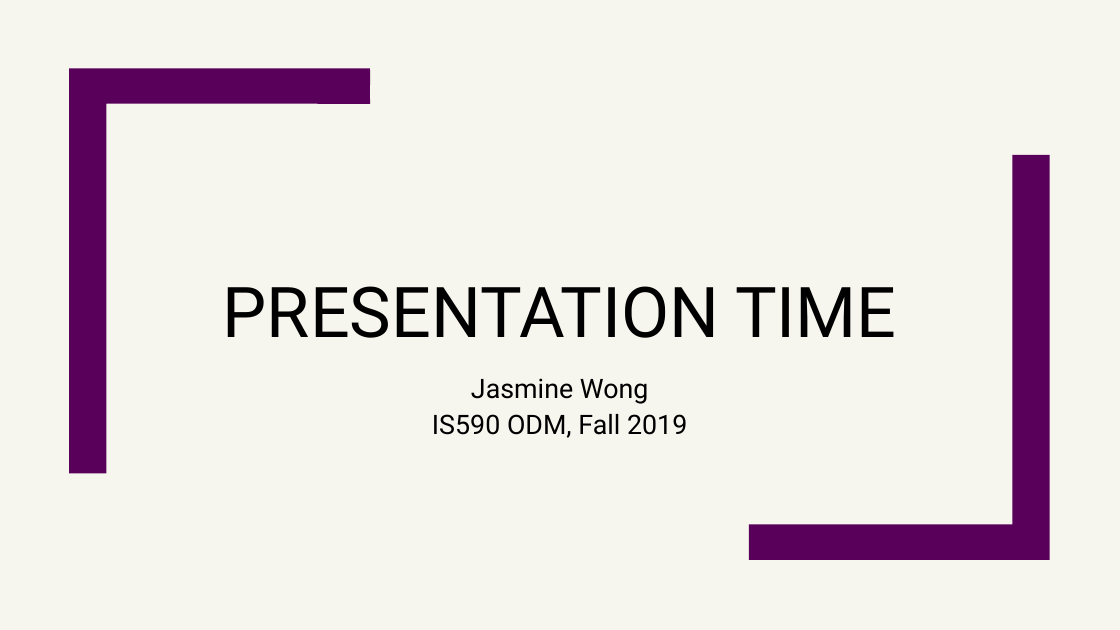
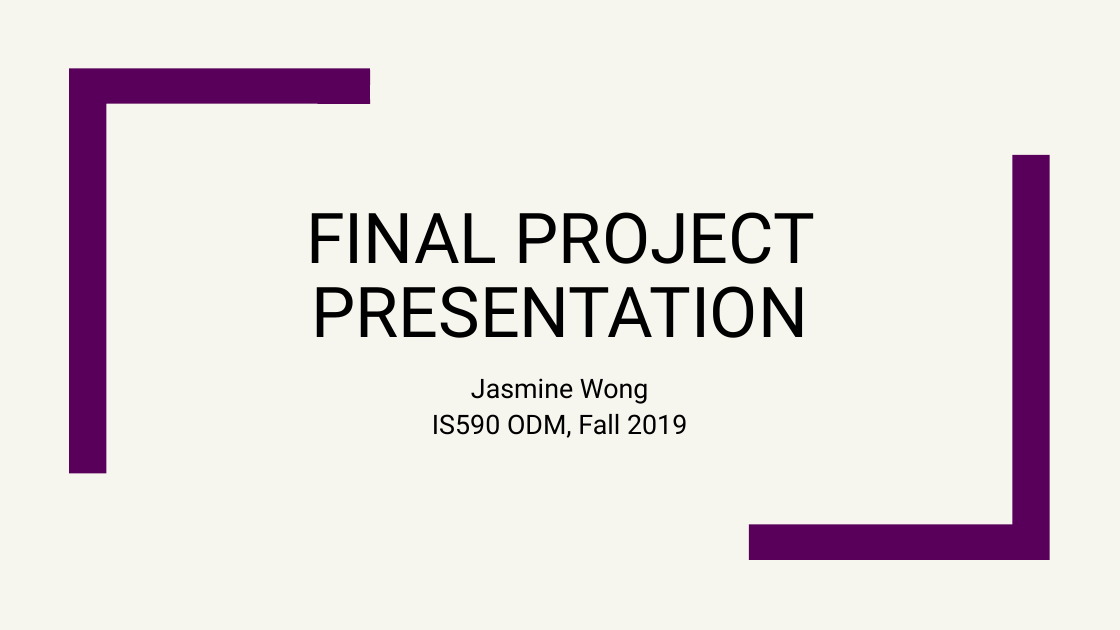
Before and after one commit to asnowmenjig/IS590-Open-Data-Mashups, a slide deck: slide 1 of final-deliverables/presentation-materials/presentation-slides.pptx. Drawn at 1120x630 pixels with LibreOffice and Linux fonts; fonts in the diff are those of the drawing. Boxes give left, top, right and bottom in pixels: in the first picture for what was removed or moved away, otherwise in the second. Text is boxed around its words. In the diff, an @@ line names an element or a change of style, - is before the commit and + after.

```diff
--- a/final-deliverables/presentation-materials/presentation-slides.pptx
+++ b/final-deliverables/presentation-materials/presentation-slides.pptx
@@ title at (x1=306, y1=212, x2=815, y2=338): text changed @@
-PRESENTATION TIME
+FINAL PROJECT PRESENTATION
```
Also in this commit, not shown: 6 other slides changed, 4 slides added, 4 slides removed, 1 other file.
